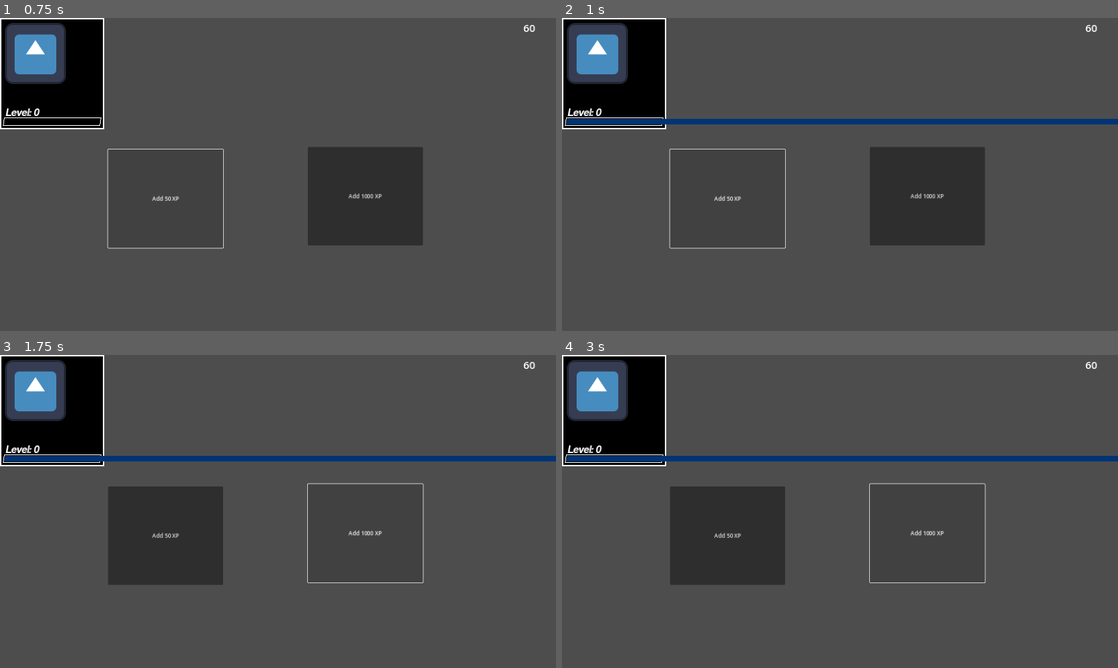
Above: before the commit, frames 1-4 (two rows, left to right).
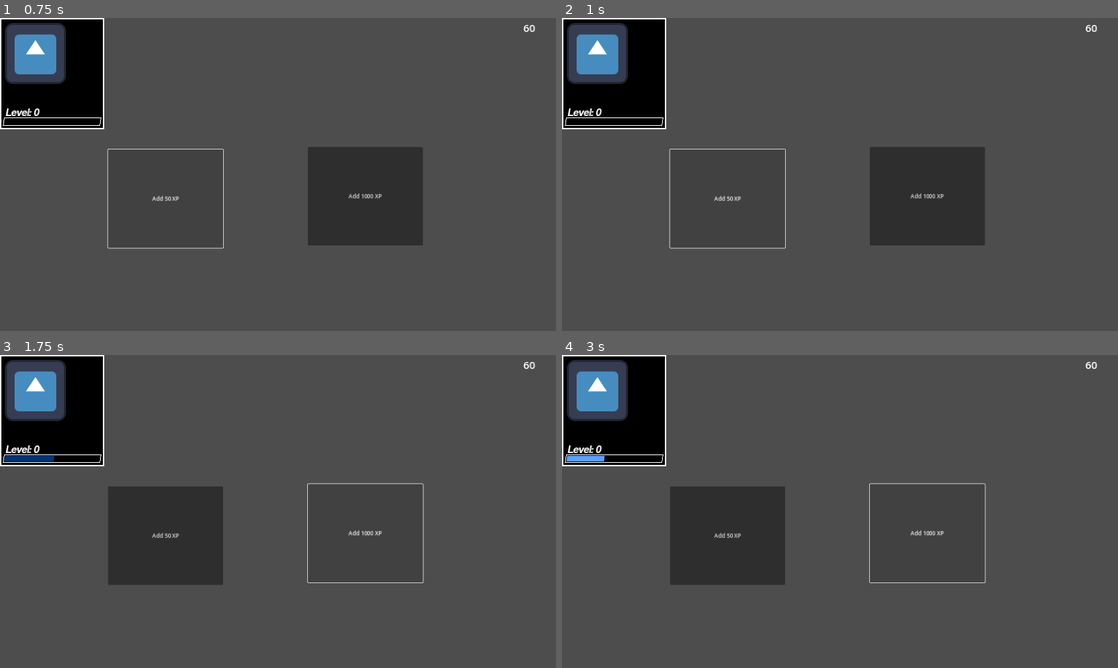
Above: after the commit, the same moments.

Repository: cphase/button-game
Game: Godot game, scene res://main.tscn
Same seed, same stepped clock (60 frames per second), same inputs: the game is played once before the commit and once after it. The engine's default icon, where the game draws it, is replaced by a stand-in: a white triangle on a blue panel in a dark square.
Inputs:
- Up to frame 1 (0.75 s): click "Add 50 XP" at 0.5 s
- Up to frame 2 (1 s): no input
- Up to frame 3 (1.75 s): click "Add 1000 XP" at 1.25 s
- Up to frame 4 (3 s): click "Add 50 XP" at 2 s; click "Add 1000 XP" at 2.75 s

Frame 1 is identical in both runs. In frame 2, 1.8% of the frame differs, in the area x 0-100%, y 32-34%; in frame 3, 1.6%; in frame 4, 1.8%.
Error after the commit: Division by zero error in operator '/'. (res://player_level_display.gd:42)

Commit message:
messed up

Diff:
--- a/player_level_display.gd
+++ b/player_level_display.gd
@@ -33,13 +33,13 @@
 	if new_xp_animation:
 		animate_new_xp()
 	else:
-		$XpBar.size.x = (xp_frames.pop_front() - old_xp_required / xp_required) * bar_length
+		$XpBar.size.x = ((xp_frames.pop_front() - old_xp_required) / (xp_required - old_xp_required)) * bar_length
 		if (xp_frames.size() == 0):
 			xp_animation = false
 
 func animate_new_xp():
 	var length = new_xp_frames.pop_front()
-	$NewXpBar.size.x = (length - old_xp_required / xp_required) * bar_length
+	$NewXpBar.size.x = ((length - old_xp_required) / (xp_required - old_xp_required)) * bar_length
 	xp_frames.push_back(length)
 	if (new_xp_frames.size() == 0):
 		new_xp_animation = false
